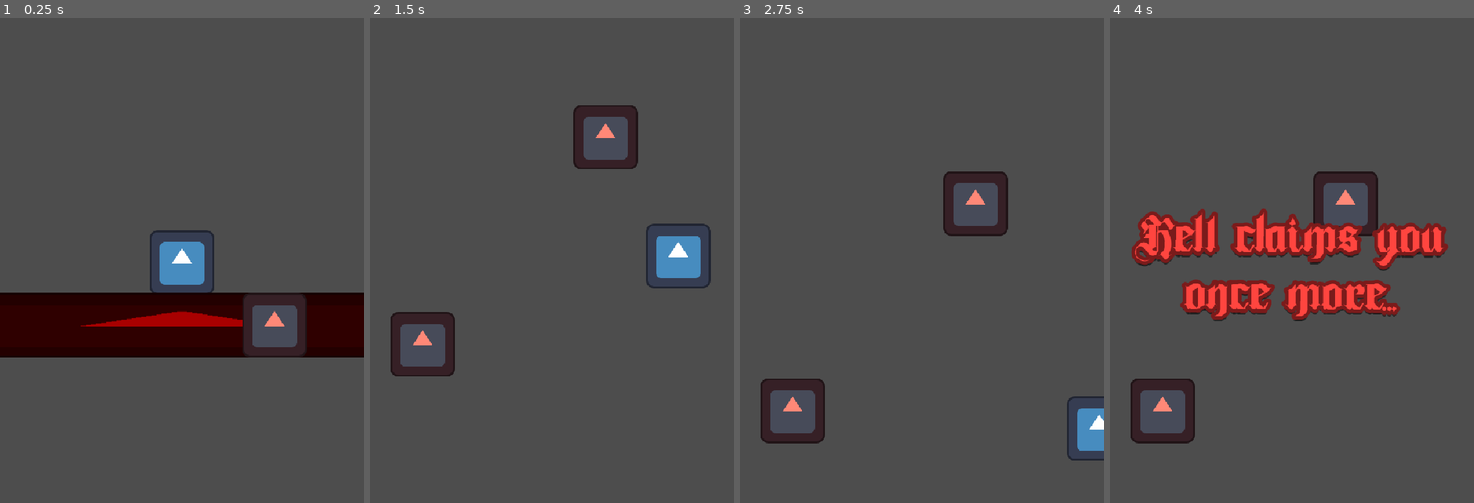
Above: before the commit, frames 1-4 (left to right).
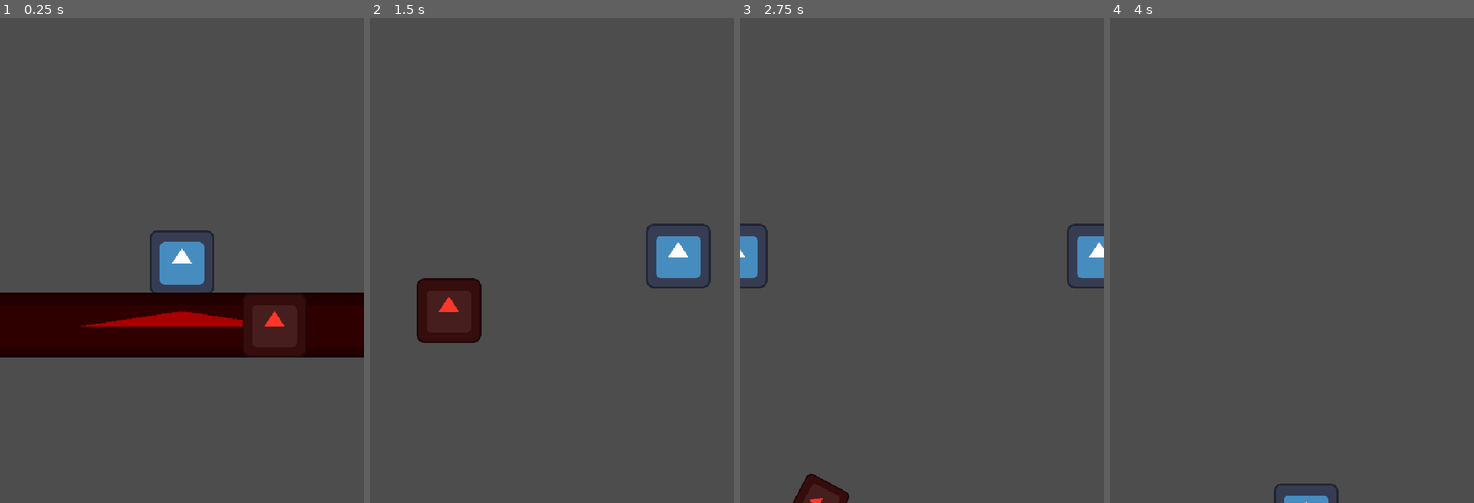
Above: after the commit, the same moments.

Repository: Lucas-Coutinho-Cunha/Gamejam-6hrs
Game: Godot game, scene res://scenes/map.tscn
The game is run twice, just before and just after one commit, with the same random seed, the same clock (stepped at 60 frames per second) and the same inputs. The engine's default icon, where the game draws it, is replaced by a stand-in: a white triangle on a blue panel in a dark square.
Inputs (mouse positions are in pixels of both pictures, inside the frame that each line leads up to):
- Up to frame 1 (0.25 s): no input
- Up to frame 2 (1.5 s): tap Enter at 0.5 s; move the mouse to (632, 236) at 0.52 s; hold D (right) from 0.53 s (still down); tap Space (attack) at 0.6, 1.35 s; move the mouse to (479, 284) at 1.27 s
- Up to frame 3 (2.75 s): move the mouse to (958, 153) at 2.02 s; release D (right) at 2.03 s; hold A (left) from 2.03 s (still down); tap W (bounce) at 2.1 s; tap Space (attack) at 2.3 s
- Up to frame 4 (4 s): move the mouse to (1273, 357) at 2.77 s; release A (left) at 2.78 s; hold D (right) from 2.78 s (still down); click (1273, 357) at 2.85 s; tap Space (attack) at 3.05, 3.6 s; move the mouse to (1401, 333) at 3.52 s

The runs differ from the first frame. In frame 1, 2.1% of the frame differs, in the area x 67-84%, y 57-70%; in frame 2, 4.4%; in frame 3, 5.4%; in frame 4, 12%, in the area x 5-93%, y 31-100%.

Commit message:
working wrap and enemies

Diff:
--- a/project.godot
+++ b/project.godot
@@ -10,7 +10,7 @@
 
 [application]
 
-config/name="New Game Project"
+config/name="Godhood"
 run/main_scene="uid://c7f5vbdmbiojs"
 config/features=PackedStringArray("4.7", "GL Compatibility")
 config/icon="res://icon.svg"
--- a/scenes/enemy.tscn
+++ b/scenes/enemy.tscn
@@ -1,27 +1,27 @@
-[gd_scene format=3 uid="uid://cohiqpndtgam"]
+[gd_scene format=3 uid="uid://8gauxekqqq5r"]
 
 [ext_resource type="Shader" uid="uid://dlt7iso3hpytb" path="res://shaders/tint.gdshader" id="1_md0e3"]
 [ext_resource type="Texture2D" uid="uid://4q335xxs2p" path="res://icon.svg" id="2_4ra3w"]
 [ext_resource type="Script" uid="uid://4qu8mdei5hf1" path="res://scripts/enemy.gd" id="3_4ra3w"]
 
-[sub_resource type="ShaderMaterial" id="ShaderMaterial_54ioy"]
+[sub_resource type="ShaderMaterial" id="ShaderMaterial_bghhj"]
 shader = ExtResource("1_md0e3")
-shader_parameter/tint = Color(1, 0.34657717, 0.2800086, 1)
+shader_parameter/tint = Color(1, 0.4524163, 0.38395953, 1)
 
-[sub_resource type="CircleShape2D" id="CircleShape2D_44saq"]
+[sub_resource type="CircleShape2D" id="CircleShape2D_bghhj"]
 radius = 64.0
 
-[sub_resource type="ShaderMaterial" id="ShaderMaterial_4ra3w"]
+[sub_resource type="ShaderMaterial" id="ShaderMaterial_44saq"]
 shader = ExtResource("1_md0e3")
-shader_parameter/tint = Color(1, 0.5336117, 0.4686132, 1)
+shader_parameter/tint = Color(1, 0.21268043, 0.15969583, 1)
 
-[node name="Enemy" type="Area2D" unique_id=1609485321 groups=["Enemy"]]
-material = SubResource("ShaderMaterial_54ioy")
+[node name="Enemy" type="Area2D" unique_id=740663937]
+material = SubResource("ShaderMaterial_bghhj")
 script = ExtResource("3_4ra3w")
 
-[node name="CollisionShape2D" type="CollisionShape2D" parent="." unique_id=825200618]
-shape = SubResource("CircleShape2D_44saq")
+[node name="CollisionShape2D" type="CollisionShape2D" parent="." unique_id=988537690]
+shape = SubResource("CircleShape2D_bghhj")
 
-[node name="Sprite2D" type="Sprite2D" parent="." unique_id=216471785]
-material = SubResource("ShaderMaterial_4ra3w")
+[node name="Sprite2D" type="Sprite2D" parent="." unique_id=1044585622]
+material = SubResource("ShaderMaterial_44saq")
 texture = ExtResource("2_4ra3w")
--- a/scenes/map.tscn
+++ b/scenes/map.tscn
@@ -37,11 +37,8 @@
 scale = Vector2(6, 6)
 shape = SubResource("RectangleShape2D_44saq")
 
-[node name="Enemy" parent="." unique_id=2040678755 instance=ExtResource("5_blm8a")]
-position = Vector2(-256, -837)
-
-[node name="Enemy5" parent="." unique_id=125352683 instance=ExtResource("5_blm8a")]
-position = Vector2(106, -1247)
-
 [node name="Died" type="AudioStreamPlayer" parent="." unique_id=1647516784]
 stream = ExtResource("6_mlgqr")
+
+[node name="Enemy" parent="." unique_id=1752385053 instance=ExtResource("5_blm8a")]
+position = Vector2(-204, -904)
--- a/scenes/player.tscn
+++ b/scenes/player.tscn
@@ -10,8 +10,8 @@
 [sub_resource type="RectangleShape2D" id="RectangleShape2D_g2els"]
 size = Vector2(128, 128)
 
-[sub_resource type="RectangleShape2D" id="RectangleShape2D_dqkch"]
-size = Vector2(192, 128)
+[sub_resource type="RectangleShape2D" id="RectangleShape2D_tuyoq"]
+size = Vector2(196, 196)
 
 [node name="Player" type="CharacterBody2D" unique_id=308075839]
 script = ExtResource("1_3vyb7")
@@ -22,12 +22,6 @@
 
 [node name="Sprite2D" type="Sprite2D" parent="." unique_id=866408501]
 texture = ExtResource("2_g2els")
-
-[node name="AttackBox" type="Area2D" parent="." unique_id=510539075]
-
-[node name="CollisionShape2D" type="CollisionShape2D" parent="AttackBox" unique_id=360559258]
-position = Vector2(0, 128)
-shape = SubResource("RectangleShape2D_dqkch")
 
 [node name="Attack" type="AudioStreamPlayer" parent="." unique_id=323603500]
 stream = ExtResource("3_tuyoq")
@@ -41,3 +35,9 @@
 [node name="RideOfTheValkyries" type="AudioStreamPlayer" parent="." unique_id=1658368297]
 stream = ExtResource("6_tuyoq")
 volume_db = -6.0
+
+[node name="AttackBox" type="Area2D" parent="." unique_id=710230454]
+
+[node name="CollisionShape2D" type="CollisionShape2D" parent="AttackBox" unique_id=865316818]
+position = Vector2(0, 170)
+shape = SubResource("RectangleShape2D_tuyoq")
--- a/scripts/enemy.gd
+++ b/scripts/enemy.gd
@@ -5,21 +5,14 @@
 @export_enum("Regular", "Spiky", "Armor") var type: int
 @export var is_angel: bool
 
-var player: Player
-var is_alive: bool = true
+var is_dead: bool = false
 
-
-func _process(delta: float) -> void:
-	if not is_alive:
+func _process(_delta: float) -> void:
+	if is_dead:
 		rotation += 0.2
 		scale -= Vector2(0.01, 0.01)
 		if rotation > 20:
 			queue_free()
 
-
-func attack() -> void:
-	pass
-
-
 func die() -> void:
-	is_alive = false
+	is_dead = true
--- a/scripts/player.gd
+++ b/scripts/player.gd
@@ -27,7 +27,7 @@
 @export var kills_per_dash: int = 3
 
 @onready var sprite: Sprite2D = $Sprite2D
-@onready var attackbox: Area2D = $AttackBox
+@onready var attack_box: Area2D = $AttackBox
 @onready var attack: AudioStreamPlayer = $Attack
 @onready var jump: AudioStreamPlayer = $Jump
 @onready var kill: AudioStreamPlayer = $Kill
@@ -62,6 +62,7 @@
 	_wrap_around()
 
 
+
 func _state_normal(delta: float, input_x: float) -> void:
 	if launched:
 		if input_x != 0.0:
@@ -83,13 +84,22 @@
 
 
 func _wrap_around() -> void:
-	var width: float = wrap_right - wrap_left
-	if global_position.x < wrap_left:
+	var camera: Camera2D = get_viewport().get_camera_2d()
+	if camera == null:
+		return
+
+	var half_width: float = get_viewport_rect().size.x / camera.zoom.x / 2.0
+	var center_x: float = camera.get_screen_center_position().x
+	var left: float = center_x - half_width
+	var right: float = center_x + half_width
+	var width: float = right - left
+
+	if global_position.x < left:
 		global_position.x += width
-	elif global_position.x > wrap_right:
+	elif global_position.x > right:
 		global_position.x -= width
 
-	var near_left: bool = global_position.x < wrap_left + width / 2.0
+	var near_left: bool = global_position.x < left + width / 2.0
 	ghost.position = sprite.position + Vector2(width if near_left else -width, 0.0)
 	ghost.flip_h = sprite.flip_h
 	ghost.frame = sprite.frame
@@ -101,8 +111,7 @@
 	attack_cooldown_left = attack_cooldown
 	attack.play()
 
-	var areas: Array[Area2D] = attackbox.get_overlapping_areas()
-	print(areas)
+	var areas: Array[Area2D] = attack_box.get_overlapping_areas()
 	if areas.is_empty():
 		return
 	var enemy: Enemy = areas[0] as Enemy
Not shown: 1 places in scenes/map.tscn that only renumber resources
Not shown, added: sprites/Demon Armor.png.import
Not shown, added: sprites/Demon Soft.png.import
Not shown, added: sprites/Demon spiky.png.import
Not shown, added: sprites/Main Demon.png.import
Not shown, added: scenes/map.tscn9245613121.tmp
Not shown, added: scenes/map.tscn9252600401.tmp
